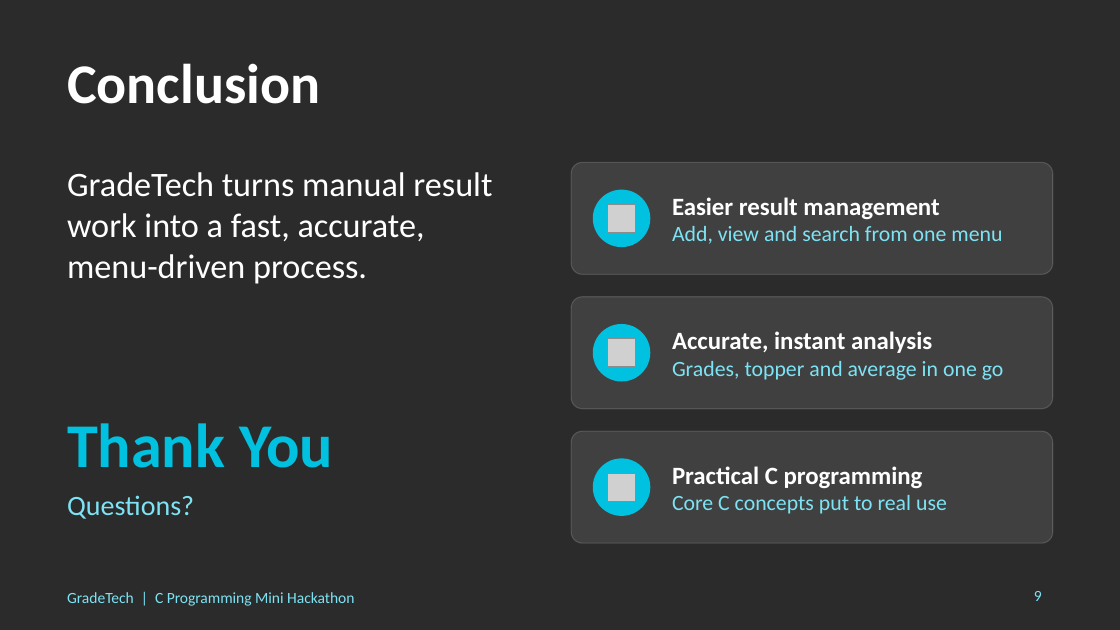
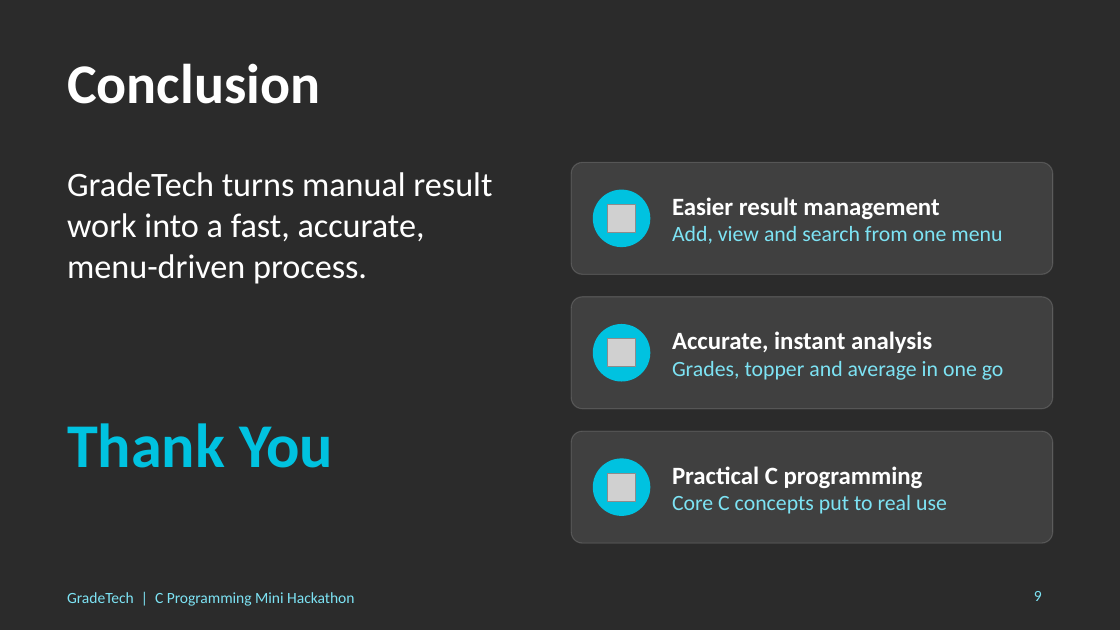
Before and after one commit to ishangoel10408-hub/Batch19_GradeTech_StudentResultAnalyzer, a slide deck: slide 9 of presentation/GradeTech_Presentation.pptx. Drawn at 1120x630 pixels with LibreOffice and Linux fonts; fonts in the diff are those of the drawing; grey boxes stand for pictures; background and template pictures are left out; a plain dark background stands for a picture behind light text. Boxes give left, top, right and bottom in pixels: in the first picture for what was removed or moved away, otherwise in the second. Text is boxed around its words. In the diff, an @@ line names an element or a change of style, - is before the commit and + after.

```diff
--- a/presentation/GradeTech_Presentation.pptx
+++ b/presentation/GradeTech_Presentation.pptx
@@ text removed at (67,495,194,519) @@
-Questions?
```
Also in this commit, not shown: 1 other slide changed, 1 other file.
